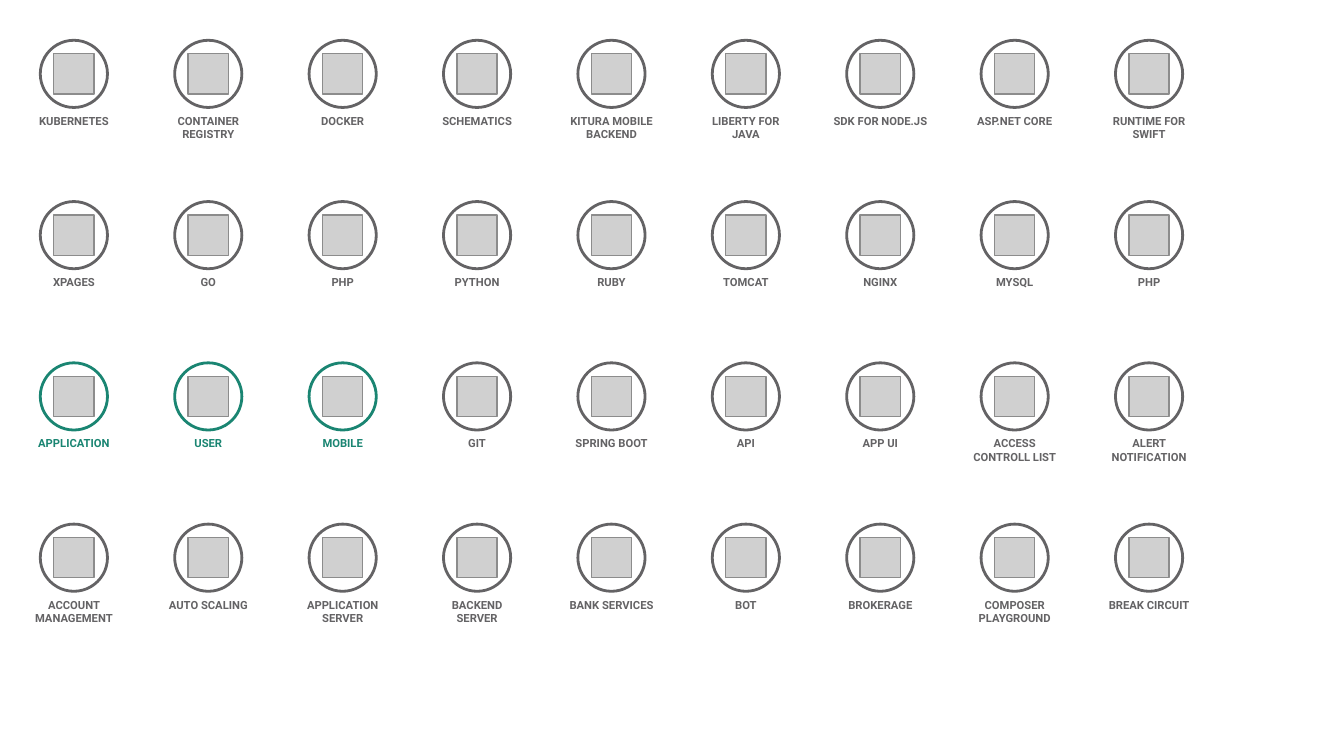
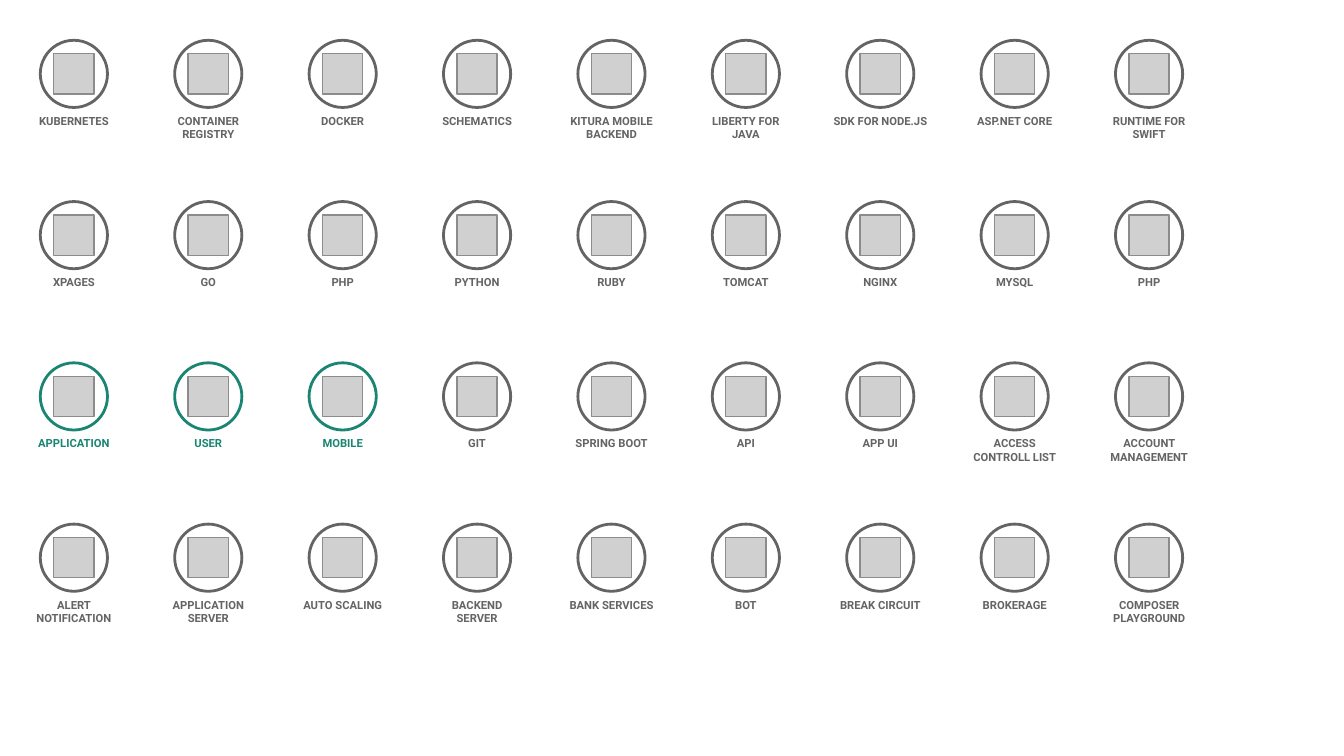
Before and after one commit to l2fprod/myarchitecture, a slide deck: slide 10 of mycatalog-architecture-diagram-template.pptx. Drawn at 1344x756 pixels with LibreOffice and Linux fonts; fonts in the diff are those of the drawing; grey boxes stand for pictures. Boxes give left, top, right and bottom in pixels: in the first picture for what was removed or moved away, otherwise in the second. Text is boxed around its words. In the diff, an @@ line names an element or a change of style, - is before the commit and + after.

```diff
--- a/mycatalog-architecture-diagram-template.pptx
+++ b/mycatalog-architecture-diagram-template.pptx
@@ text at [1110, 439, 1188, 461]: text changed @@
-ALERT NOTIFICATION
+ACCOUNT MANAGEMENT
@@ text "APPLICATION SERVER": place and size @@
-text "APPLICATION SERVER" at [307, 601, 378, 622]
+text "APPLICATION SERVER" at [173, 601, 244, 622]
@@ 3 texts: place and size @@
-3 texts at [169, 601, 1051, 622]
+3 texts at [303, 601, 1185, 622]
@@ text "BREAK CIRCUIT": place and size @@
-text "BREAK CIRCUIT" at [1109, 601, 1190, 609]
+text "BREAK CIRCUIT" at [840, 601, 921, 609]
@@ text at [36, 601, 111, 622]: text changed @@
-ACCOUNT MANAGEMENT
+ALERT NOTIFICATION
```
Also in this commit, not shown: 12 other slides changed, 1 slide added, 1 slide removed.
